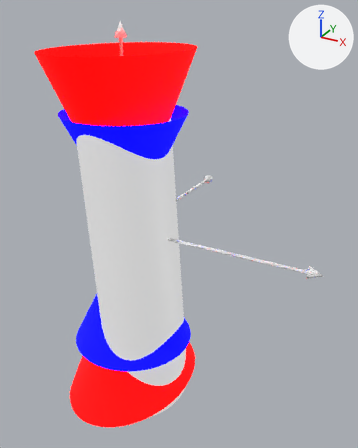
The glTF model model.glb, before and after one commit.
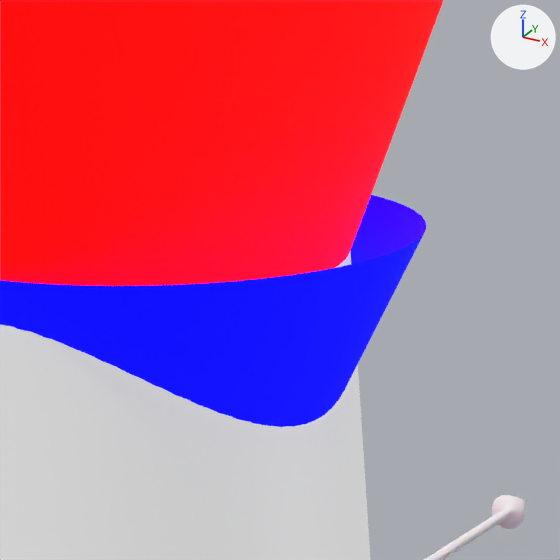
The first picture shows the older version from a 50 mm lens placed at (4.02, -5.73, 3.14), pointed at (0.56, 0.56, 0.0). The close-ups show the older and then the newer version on the part from 25% to 61% of the width and 13% to 43% of the height of that picture. Only the edits that show in the close-ups are written down. Lighting does not change. The marker at upper right points along +X, +Y and +Z.
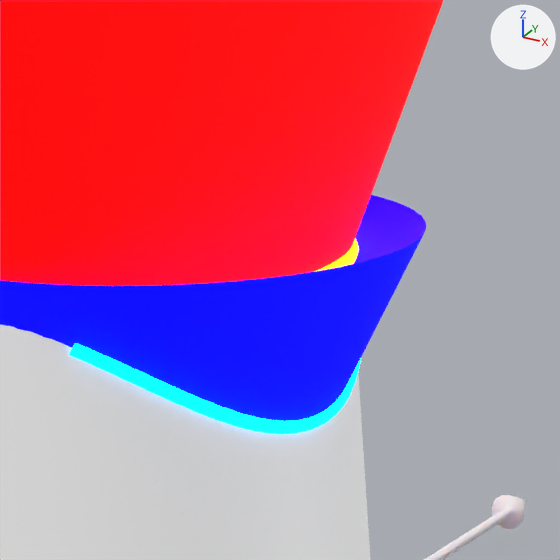
Boxes (x1, y1, x2, y2) around the edits, measured in the close-ups (560 x 560 px):
'Cone.005', now drawn (blue): after (69, 343, 361, 434)
'Cone.004', now drawn: after (314, 238, 359, 272)

The edits, one by one:
Material 'Material.005' (mat_material_005) is new.
Its base color is (0.0, 0.389, 1.0) (blue #00a8ff).
Its roughness is 1.0.
Its emission color is (0.0, 0.392, 1.0) (blue #00a8ff).
Its emission strength is 10.0.
Material 'Material.004' (mat_material_004) is new.
Its base color is (1.0, 0.17, 0.0) (orange #ff7300).
Its roughness is 1.0.
Its emission color is (1.0, 0.168, 0.0) (orange #ff7200).
Its emission strength is 10.0.
Mesh me_cone_004 is new.
It has 1018 vertices, 2032 faces and spans x 0.2..0.62, y -0.78..0.78, z -0.19..0.21.
It uses material mat_material_005 (blue #00a8ff, glowing blue #00a8ff).
Mesh me_cone_005 is new.
It has 730 vertices, 1456 faces and spans x 0.22..0.61, y -0.77..0.77, z 2.64..2.7.
It uses material mat_material_004 (orange #ff7300, glowing orange #ff7200).
Object 'Cone.004' (ob_cone_004) now shows me_cone_005 instead of nothing.
Object 'Cone.005' (ob_cone_005) now shows me_cone_004 instead of nothing.
